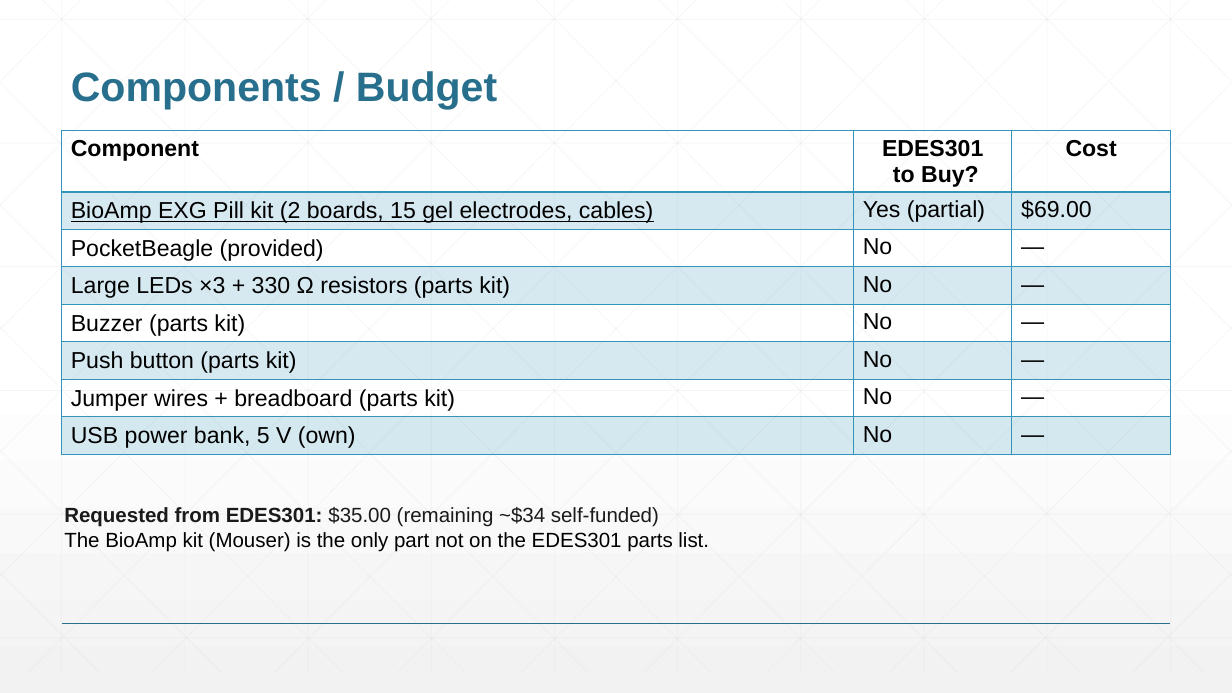
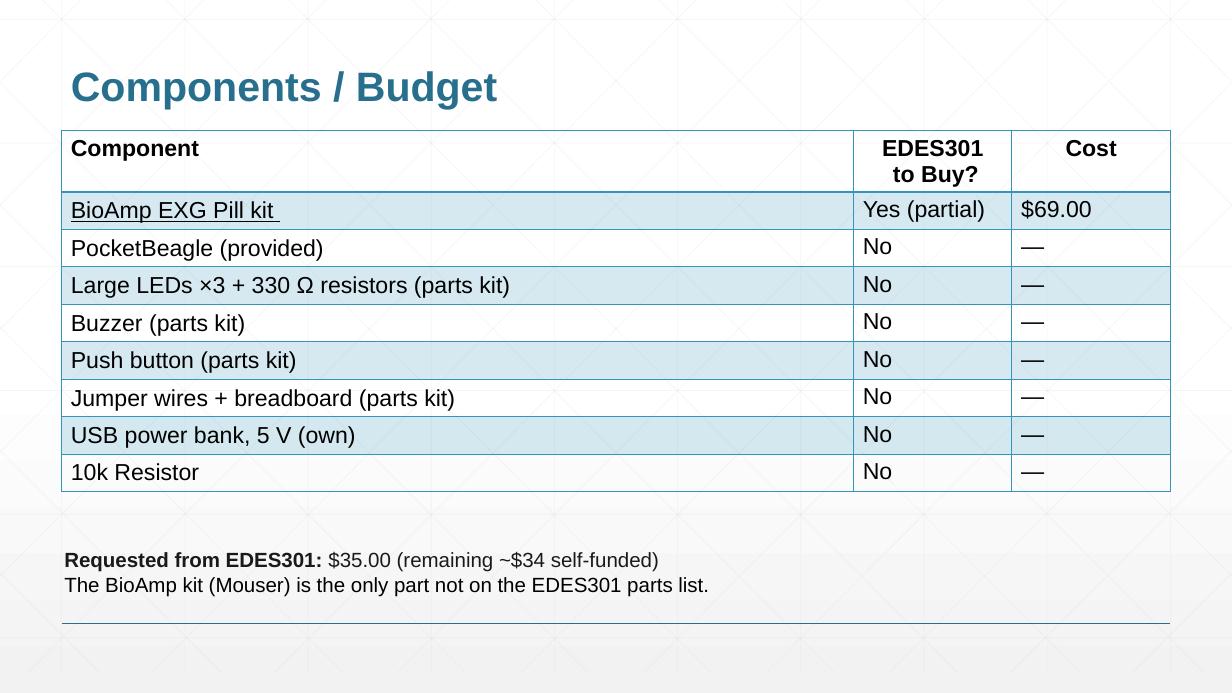
Before and after one commit to sunnyyaaa/EDES301, a slide deck: slide 6 of project_01/docs/Yu_EDES301_project_01_proposal.pptx. Drawn at 1232x693 pixels with LibreOffice and Linux fonts; fonts in the diff are those of the drawing. Boxes give left, top, right and bottom in pixels: in the first picture for what was removed or moved away, otherwise in the second. Text is boxed around its words. In the diff, an @@ line names an element or a change of style, - is before the commit and + after.

```diff
--- a/project_01/docs/Yu_EDES301_project_01_proposal.pptx
+++ b/project_01/docs/Yu_EDES301_project_01_proposal.pptx
@@ table at (62, 131, 1170, 495) @@
-row 2, column 1: BioAmp EXG Pill kit (2 boards, 15 gel electrodes, cables)
+row 2, column 1: BioAmp EXG Pill kit
+row 9: 10k Resistor | No | —
@@ text "Requested from EDES301: $35.00 (remaining ...": place and size @@
-text "Requested from EDES301: $35.00 (remaining ..." at (64, 507, 709, 552)
+text "Requested from EDES301: $35.00 (remaining ..." at (64, 552, 709, 597)
```
Also in this commit, not shown: 1 other slide changed.
